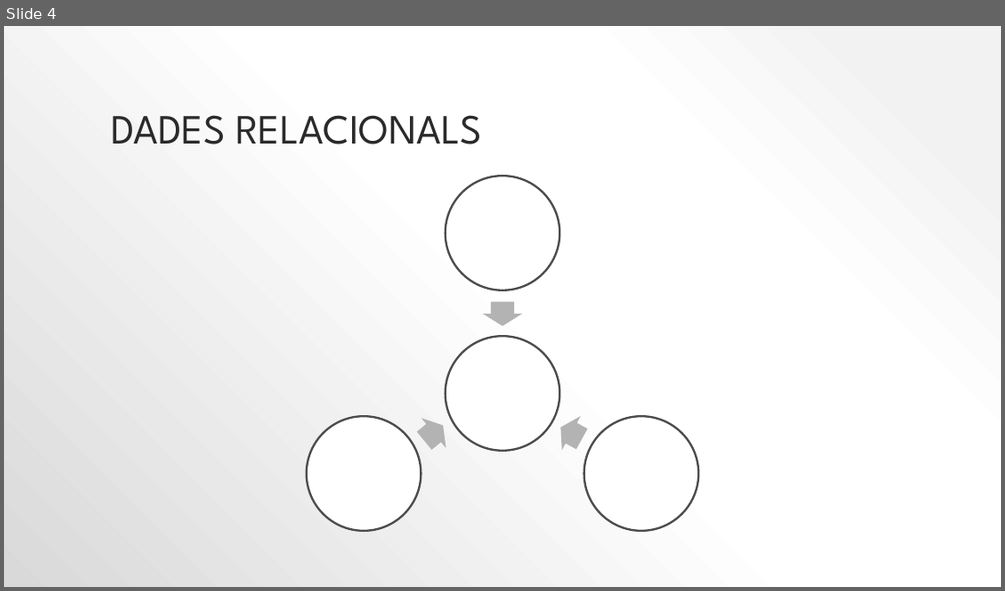
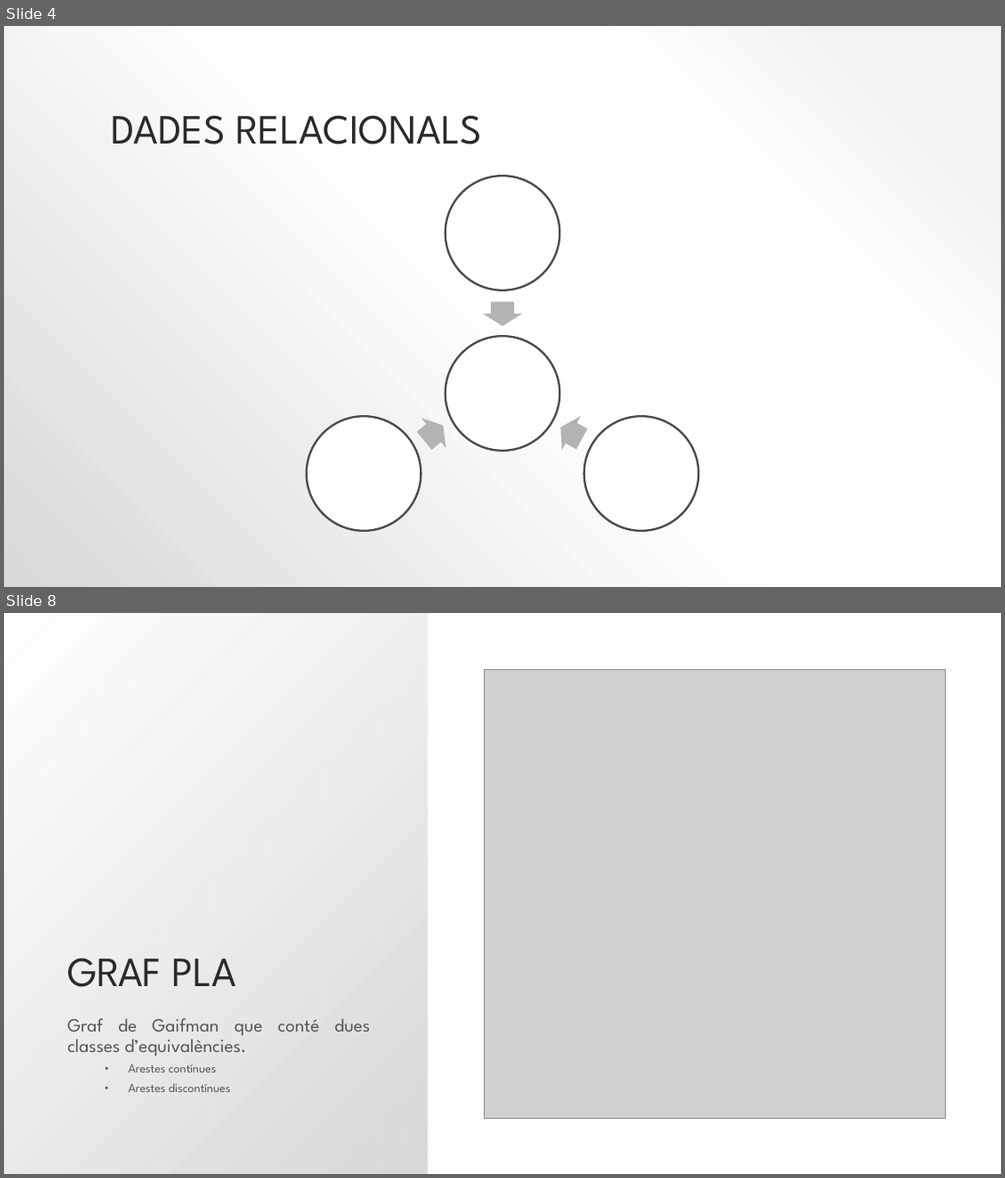
Before and after one commit to lrodrin/TFG, a slide deck: presentació.pptx. Shown one above the other, each under a label of ours: slide 4 before the commit, slides 4 and 8 after it; the slides between them are not shown. The pictures are 1005x591 and 1005x1178 pixels, drawn with LibreOffice and Linux fonts; fonts in the diff are those of the drawing; grey boxes stand for pictures. Boxes give left, top, right and bottom in pixels: in the first picture for what was removed or moved away, otherwise in the second. Text is boxed around its words. In the diff, an @@ line names an element or a change of style, - is before the commit and + after.

```diff
--- a/presentació.pptx
+++ b/presentació.pptx
@@ slide 8 added at <box>4,613,1001,1174</box>, background #FFFFFF @@
@@ rectangle added at <box>4,613,428,1174</box>, fill gradient #D9D9D9 to #FFFFFF @@
@@ picture added at <box>484,669,945,1118</box> @@
@@ title added at <box>67,957,236,987</box>, 40 pt, text #2A2A2A @@
+GRAF PLA
@@ text added at <box>67,1018,370,1092</box>, 18 pt, text #545454 @@
+Graf de Gaifman que conté dues classes d’equivalències.
+  • Arestes contínues
+  • Arestes discontínues
```
Also in this commit, not shown: 9 other slides added, 5 slides removed, 1 other file.
